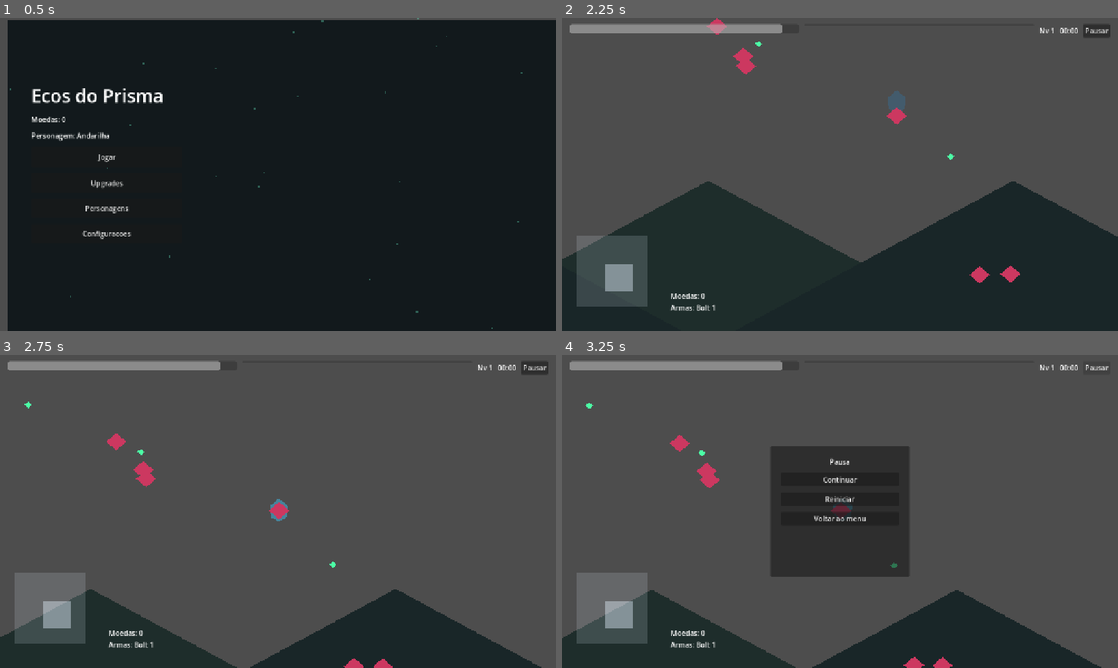
Above: before the commit, frames 1-4 (two rows, left to right).
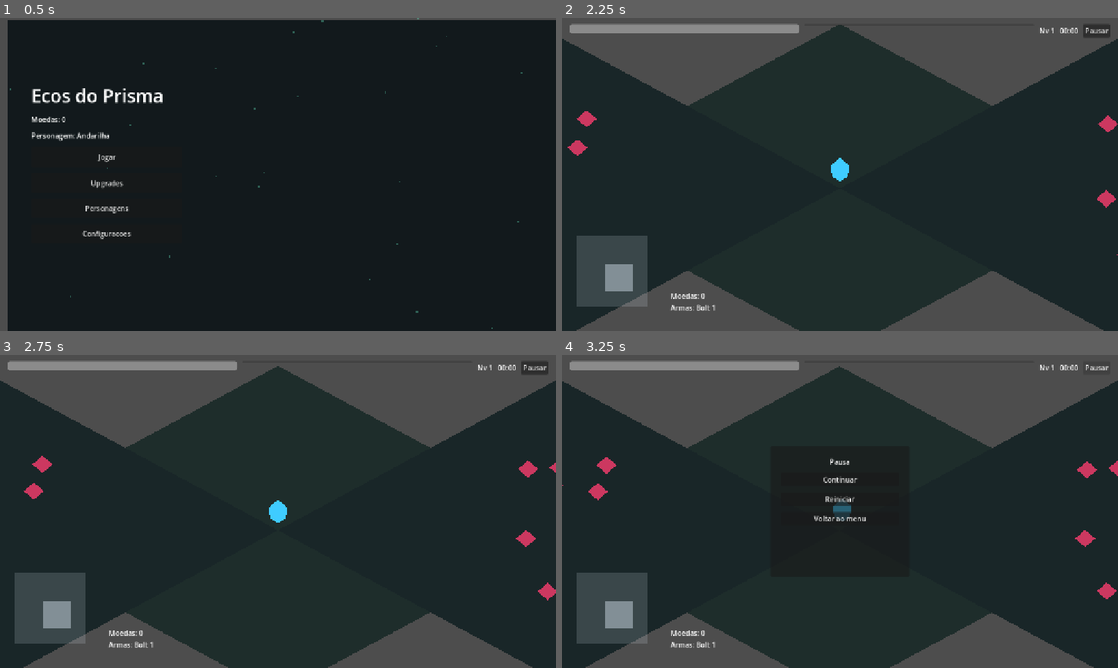
Above: after the commit, the same moments.

Repository: mspandrade/godot-ecos-do-prisma
Game: Godot game, scene res://scenes/ui/MainMenu.tscn
Same seed, same stepped clock (60 frames per second), same inputs: the game is played once before the commit and once after it.
Inputs:
- Up to frame 1 (0.5 s): no input
- Up to frame 2 (2.25 s): click "Jogar" at 0.5 s; click "Pausar" at 1.25 s; click "Reiniciar" at 2 s
- Up to frame 3 (2.75 s): no input
- Up to frame 4 (3.25 s): click "Pausar" at 2.75 s

Frame 1 is identical in both runs. In frame 2, 56% of the frame differs, in the area x 0-100%, y 0-100%; in frame 3, 76%, in the area x 0-100%, y 1-100%; in frame 4, 66%.

Commit message:
Clerifo adicinado ao personagem

Diff:
--- a/scripts/game/companion.gd
+++ b/scripts/game/companion.gd
@@ -66,6 +66,8 @@
 			return Color(0.95, 0.78, 0.28)
 		"bard":
 			return Color(0.25, 0.95, 0.62)
+		"cleric":
+			return Color(0.95, 0.9, 0.55)
 	return Color.WHITE
 
 func _physics_process(delta: float) -> void:
@@ -113,15 +115,25 @@
 		leveled_up.emit(self, get_upgrade_choices())
 
 func get_upgrade_choices() -> Array:
-	var choices := [
-		{"id": "damage", "name": "Dano", "desc": "+20% dano da classe"},
-		{"id": "cooldown", "name": "Ritmo", "desc": "-12% cooldown de habilidade"},
-		{"id": "health", "name": "Vigor", "desc": "+12 vida maxima"},
-		{"id": "range", "name": "Alcance", "desc": "+18 alcance de ataque"}
-	]
+	var choices := []
+	if class_type == "cleric":
+		choices = [
+			{"id": "damage", "name": "Cura", "desc": "+12% quantidade de cura"},
+			{"id": "cooldown", "name": "Prece Rapida", "desc": "-7% cooldown de cura"},
+			{"id": "health", "name": "Vigor", "desc": "+8 vida maxima"},
+			{"id": "range", "name": "Area Sagrada", "desc": "+18 area de cura"},
+			{"id": "ability", "name": "Graca", "desc": "+15% eficiencia da cura"}
+		]
+	else:
+		choices = [
+			{"id": "damage", "name": "Dano", "desc": "+12% dano da classe"},
+			{"id": "cooldown", "name": "Ritmo", "desc": "-7% cooldown de habilidade"},
+			{"id": "health", "name": "Vigor", "desc": "+8 vida maxima"},
+			{"id": "range", "name": "Alcance", "desc": "+18 alcance de ataque"}
+		]
 	if class_type == "bard":
 		choices.append({"id": "ability", "name": "Inspiracao", "desc": "+15% forca do buff"})
-	else:
+	elif class_type != "cleric":
 		choices.append({"id": "ability", "name": "Tecnica", "desc": "+15% efeito especial"})
 	choices.shuffle()
 	return choices.slice(0, 3)
@@ -152,6 +164,8 @@
 			_archer_attack()
 		"bard":
 			_bard_buff()
+		"cleric":
+			_cleric_heal()
 
 func take_damage(amount: float) -> void:
 	if is_down or not is_recruited or spawn_grace_time > 0.0 or is_invulnerable:
@@ -163,6 +177,16 @@
 		body.modulate = Color(1.0, 0.4, 0.4, 0.85)
 		var tween := create_tween()
 		tween.tween_property(body, "modulate", Color.WHITE, 0.16)
+	health_changed.emit(self, health, max_health)
+
+func heal(amount: float) -> void:
+	if is_down or not is_recruited or health >= max_health:
+		return
+	health = min(max_health, health + amount)
+	if body:
+		body.modulate = Color(0.95, 1.0, 0.55, 0.9)
+		var tween := create_tween()
+		tween.tween_property(body, "modulate", Color.WHITE, 0.18)
 	health_changed.emit(self, health, max_health)
 
 func is_damage_target() -> bool:
@@ -264,6 +288,25 @@
 		player.apply_bard_buff(0.08 * ability_power, 18.0 * ability_power, 4.0)
 		_flash(player.global_position, Color(0.35, 1.0, 0.65, 0.28), 90.0)
 
+func _cleric_heal() -> void:
+	if not player:
+		return
+	if _heal_companion_targets(get_tree().get_nodes_in_group("companions")):
+		_flash(player.global_position, Color(0.95, 1.0, 0.55, 0.26), attack_range)
+
+func _heal_companion_targets(targets: Array) -> bool:
+	var healed_any := false
+	var heal_amount := attack_damage * ability_power
+	for companion in targets:
+		if companion == self or not companion.is_recruited or companion.is_down:
+			continue
+		if companion.global_position.distance_to(player.global_position) > attack_range:
+			continue
+		var before: float = companion.health
+		companion.heal(heal_amount)
+		healed_any = healed_any or companion.health > before
+	return healed_any
+
 func _nearest_enemy(max_distance: float) -> Node2D:
 	var best: Node2D
 	var best_dist := max_distance * max_distance
@@ -281,7 +324,7 @@
 	line.width = width
 	line.default_color = color
 	line.points = PackedVector2Array([from, to])
-	get_tree().current_scene.add_child(line)
+	_effect_parent().add_child(line)
 	var tween := line.create_tween()
 	tween.tween_property(line, "modulate:a", 0.0, 0.14)
 	tween.tween_callback(line.queue_free)
@@ -291,7 +334,12 @@
 	marker.polygon = PackedVector2Array([Vector2(0, -radius), Vector2(radius, 0), Vector2(0, radius), Vector2(-radius, 0)])
 	marker.color = color
 	marker.global_position = pos
-	get_tree().current_scene.add_child(marker)
+	_effect_parent().add_child(marker)
 	var tween := marker.create_tween()
 	tween.tween_property(marker, "modulate:a", 0.0, 0.18)
 	tween.tween_callback(marker.queue_free)
+
+func _effect_parent() -> Node:
+	if get_tree().current_scene:
+		return get_tree().current_scene
+	return get_tree().root
--- a/scripts/game/companion_manager.gd
+++ b/scripts/game/companion_manager.gd
@@ -14,14 +14,16 @@
 	{"id": "shield_warrior", "name": "Guerreiro do Escudo", "class": "shield", "health": 30.0, "speed": 210.0, "damage": 4.5, "range": 145.0, "cooldown": 1.35, "ability_power": 0.8, "color": Color(0.35, 0.55, 1.0)},
 	{"id": "mage", "name": "Mago", "class": "mage", "health": 18.0, "speed": 200.0, "damage": 4.2, "range": 520.0, "cooldown": 2.1, "ability_power": 0.75, "color": Color(0.75, 0.35, 1.0)},
 	{"id": "archer", "name": "Arqueiro", "class": "archer", "health": 22.0, "speed": 215.0, "damage": 5.5, "range": 620.0, "cooldown": 1.25, "ability_power": 0.8, "color": Color(0.95, 0.78, 0.28)},
-	{"id": "bard", "name": "Bardo", "class": "bard", "health": 16.0, "speed": 210.0, "damage": 0.0, "range": 0.0, "cooldown": 10.0, "ability_power": 0.7, "color": Color(0.25, 0.95, 0.62)}
+	{"id": "bard", "name": "Bardo", "class": "bard", "health": 16.0, "speed": 210.0, "damage": 0.0, "range": 0.0, "cooldown": 10.0, "ability_power": 0.7, "color": Color(0.25, 0.95, 0.62)},
+	{"id": "cleric", "name": "Clerigo", "class": "cleric", "health": 20.0, "speed": 205.0, "damage": 5.0, "range": 210.0, "cooldown": 6.5, "ability_power": 1.0, "color": Color(0.95, 0.9, 0.55)}
 ]
 
 var offsets := [
 	Vector2(-58, 52),
 	Vector2(58, 52),
 	Vector2(-86, -18),
-	Vector2(86, -18)
+	Vector2(86, -18),
+	Vector2(0, 96)
 ]
 
 func setup(p_player: Node2D) -> void:
--- a/tests/test_runner.gd
+++ b/tests/test_runner.gd
@@ -14,6 +14,7 @@
 	_test_weapon_and_passive_limits()
 	_test_survival_passives()
 	_test_companion_level_and_upgrades()
+	_test_cleric_heals_recruited_companions()
 	_test_upgrade_choices_respect_limits()
 	_test_weapon_evolution()
 	_test_permanent_upgrade_cost_formula()
@@ -100,6 +101,32 @@
 	_assert_true(not companion.is_damage_target(), "Dead companion is no longer a damage target")
 	companion.free()
 
+func _test_cleric_heals_recruited_companions() -> void:
+	var player := Node2D.new()
+	player.global_position = Vector2.ZERO
+
+	var cleric: Node = CompanionScript.new()
+	cleric.player = player
+	cleric.class_type = "cleric"
+	cleric.is_recruited = true
+	cleric.attack_damage = 5.0
+	cleric.attack_range = 210.0
+	cleric.ability_power = 1.0
+	cleric.global_position = Vector2.ZERO
+
+	var wounded: Node = CompanionScript.new()
+	wounded.is_recruited = true
+	wounded.max_health = 22.0
+	wounded.health = 10.0
+	wounded.global_position = Vector2(40, 0)
+
+	var healed: bool = cleric._heal_companion_targets([wounded])
+	_assert_true(healed, "Cleric reports healing when companion is wounded in area")
+	_assert_float_eq(wounded.health, 15.0, "Cleric heals recruited companion in area")
+
+	wounded.free()
+	cleric.free()
+	player.free()
 
 func _test_upgrade_choices_respect_limits() -> void:
 	var state: RunState = RunStateScript.new()
